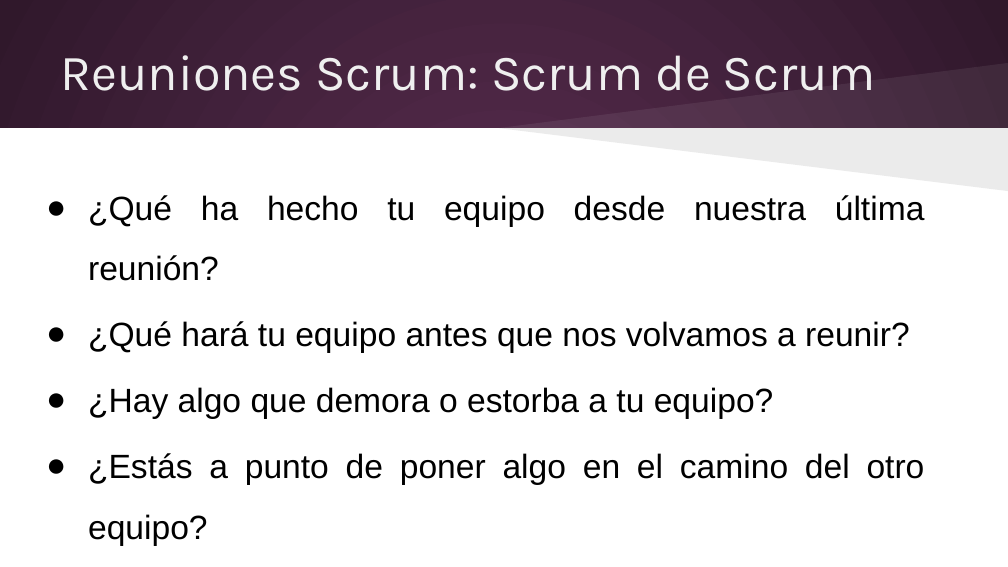
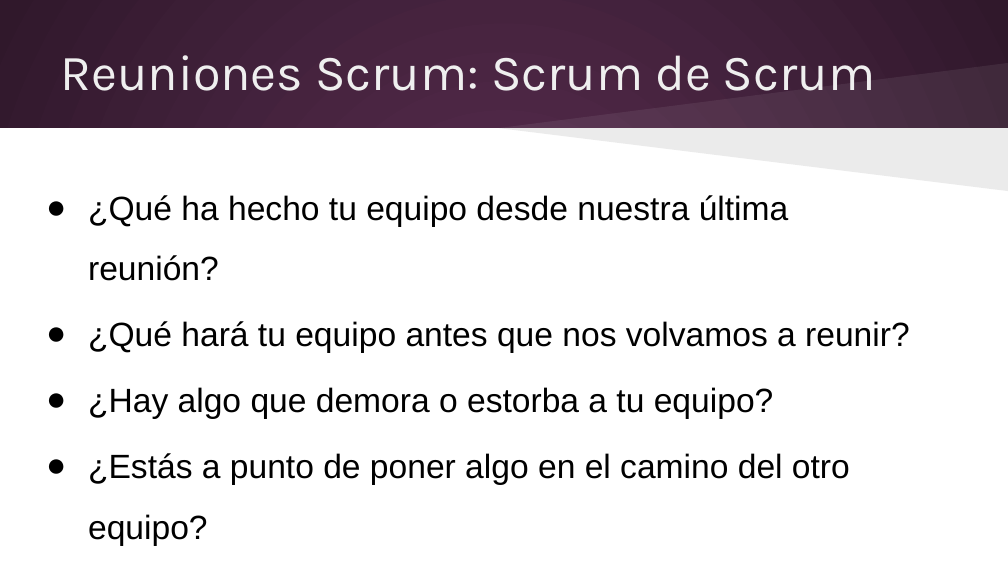
Before and after one commit to elizabethvillalobos/cenfotec-proyecto-1, a slide deck: slide 20 of Entregables/Alvaro/Metodologías de Desarrollo/Presentación viernes 13 de junio.pptx (slide 19 before the commit). Drawn at 1008x567 pixels with LibreOffice and Linux fonts; fonts in the diff are those of the drawing. Boxes give left, top, right and bottom in pixels: in the first picture for what was removed or moved away, otherwise in the second. Text is boxed around its words. In the diff, an @@ line names an element or a change of style, - is before the commit and + after.

```diff
--- a/Entregables/Alvaro/Metodologías de Desarrollo/Presentación viernes 13 de junio.pptx
+++ b/Entregables/Alvaro/Metodologías de Desarrollo/Presentación viernes 13 de junio.pptx
@@ text "¿Qué ha hecho tu equipo ..." at (x1=88, y1=195, x2=910, y2=546): alignment justified to left @@
```
Also in this commit, not shown: 16 other slides changed, 1 slide added, 26 other files.
